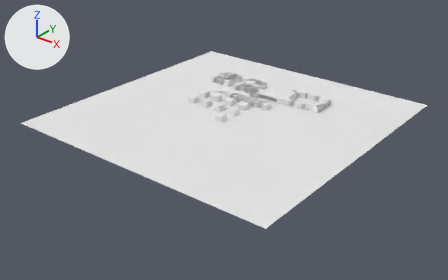
The OBJ model RecastNavMesh/Meshes/Map1.obj as it was, and as the next commit left it.
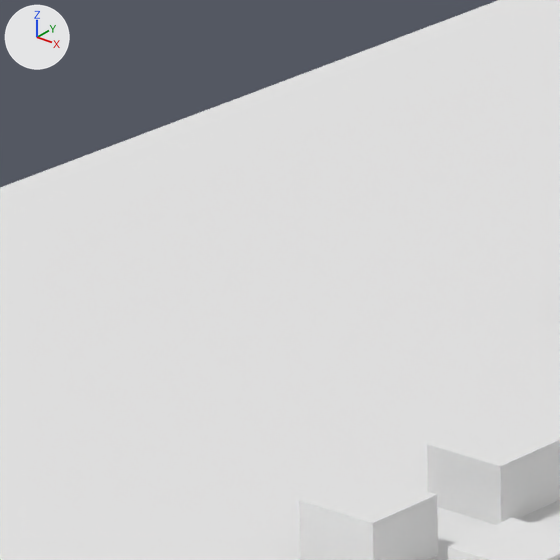
Each version appears first whole from a 50 mm camera at (121.4, -155.4, 85.5) aimed at (0.9, -4.8, -7.9), and next in a close-up on the part from 36% to 47% of the width and 19% to 36% of the height. Arrows for +X, +Y and +Z are at upper left; the lights stay in place. The first two pictures are the older version. Where no turn or scale is listed for an object, it has been applied to the vertices. Vertices at exactly the same position are counted once.

Names of what the first close-up shows: 'Map1'.
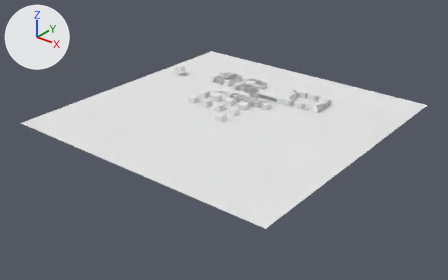
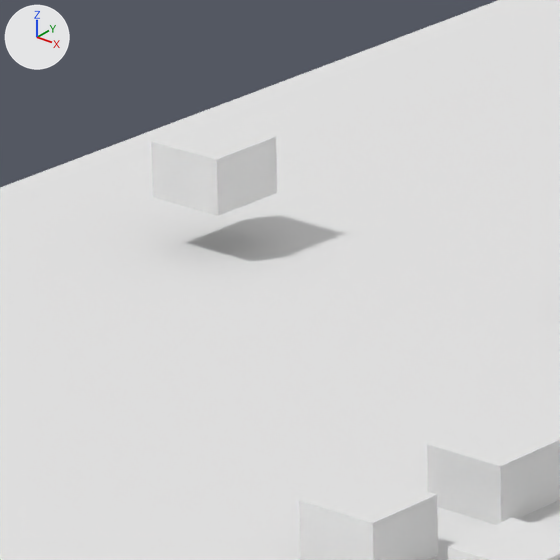
Changed parts and their boxes (x1, y1, x2, y2) in the close-ups (560 x 560 px):
part 1 of me_map1, added
    after: (151, 119, 277, 216)

What changed in the scene script:
```text
Change me_map1:
    used by ob_map1; location = (0.0, 0.0, 0.0)
    remove me_map1.from_pydata(...)  # 587 vertices, 1124 faces; spans x -50.0..50.0, y -50.0..50.0, z -1.9..2.3
    add me_map1.from_pydata(...)  # 595 vertices, 1136 faces; spans x -50.0..50.0, y -50.0..50.0, z -1.9..3.8
    me_map1 part 1: a new loose piece, a box spanning x -41.7..-38.7, y 17.0..20.0, z 1.8..3.8, in mat_urp (white #e7e7e7)
    other edits to the shape of me_map1 do not show in these pictures
```
